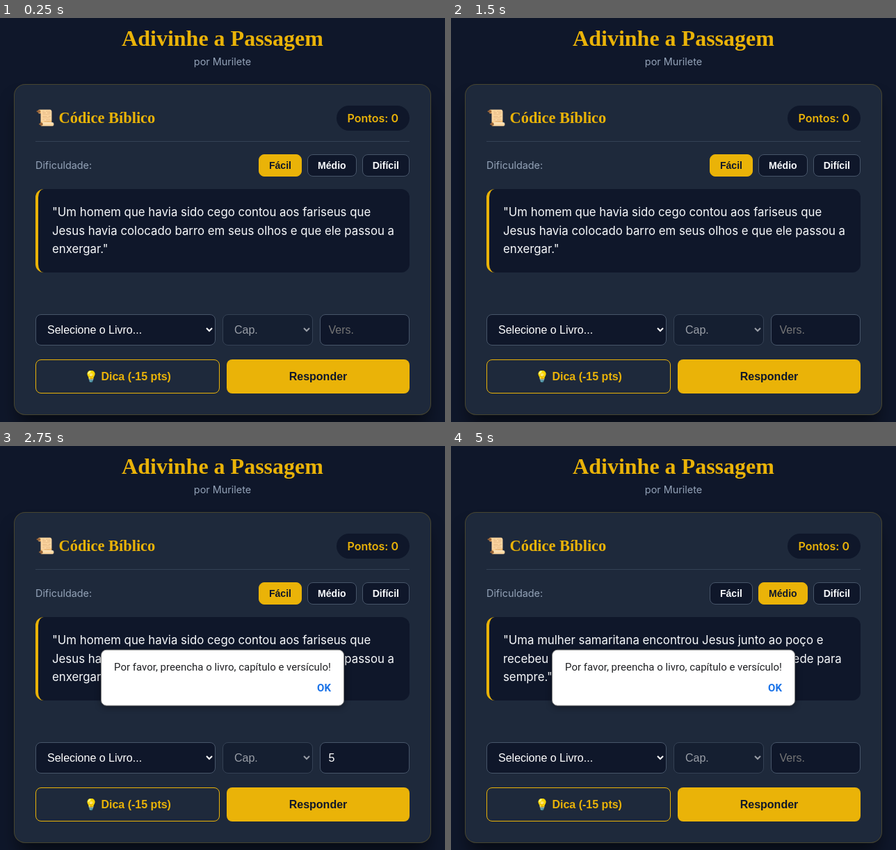
Above: before the commit, frames 1-4 (two rows, left to right).
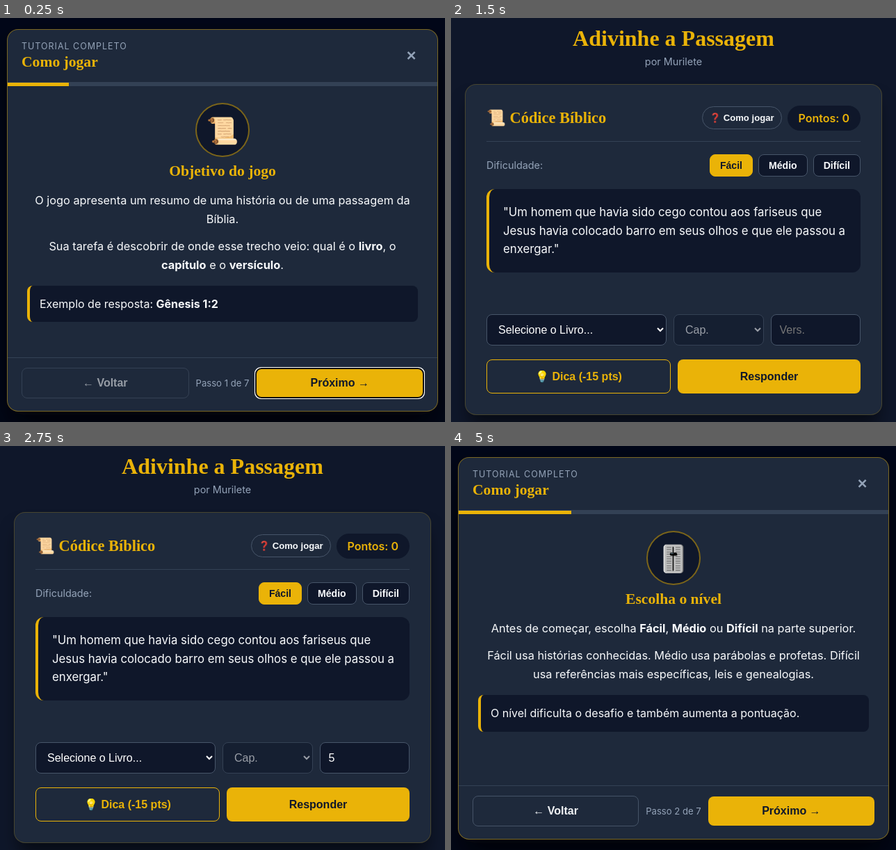
Above: after the commit, the same moments.

Repository: MuriloSantos22/jogo-de-adivinhacao
Game: browser game, page index.html
Same seed, same stepped clock (60 frames per second), same inputs: the game is played once before the commit and once after it. When the page shows a pop-up message, it is drawn as a white box for half a second while everything else waits; a line starting with > is the answer the replay typed.
Inputs (mouse positions are in pixels of both pictures, inside the frame that each line leads up to):
- Up to frame 1 (0.25 s): no input
- Up to frame 2 (1.5 s): click (860, 54) at 1.27 s, where only the run after the commit has a clickable "✕"
- Up to frame 3 (2.75 s): click (364, 757) at 1.77 s; type "5" at 1.77 s; click (364, 757) at 1.87 s; type "5" at 1.87 s; tap Enter at 1.9 s; click (289, 547) at 2.02 s, where only the run after the commit has a clickable "❓ Como jogar"; click (338, 809) at 2.47 s, where only the run after the commit has a clickable "Próximo →"; tap Escape at 2.52 s
- Up to frame 4 (5 s): click "Difícil" at 3.07 s; click "Fácil" (after the commit: "❓ Como jogar") at 3.27 s; click (860, 482) at 3.67 s, where only the run after the commit has a clickable "✕"; click "Médio" at 4.27 s; click (740, 547) at 4.52 s, where only the run after the commit has a clickable "❓ Como jogar"; click (789, 809) at 4.87 s, where only the run after the commit has a clickable "Próximo →"

The runs differ from the first frame. In frame 1, 14% of the frame differs, in the area x 0-100%, y 2-99%; in frame 2, 0.2%; in frame 3, 7.7%; in frame 4, 20%.

Commit message:
Subindo arquivos atualizado com tutorial dia 22-11-2026
Implementação de um tutorial de como que se joga o jogo para melhor experiência do usuário.

Diff:
--- a/index.html
+++ b/index.html
@@ -22,7 +22,10 @@
     <div class="game-container">
         <header>
             <h1>📜 Códice Bíblico</h1>
-            <div class="score-board">Pontos: <span id="score">0</span></div>
+            <div class="header-actions">
+                <button type="button" class="tutorial-button" onclick="openTutorial()">❓ Como jogar</button>
+                <div class="score-board">Pontos: <span id="score">0</span></div>
+            </div>
         </header>
 
         <div class="difficulty-bar" aria-label="Nível de dificuldade">
@@ -75,6 +78,35 @@
         </div>
     </div>
 
+    <!-- Tutorial explicativo -->
+    <div id="tutorial-modal" class="tutorial-modal" role="dialog" aria-modal="true"
+        aria-labelledby="tutorial-title">
+        <div class="tutorial-modal-box">
+            <div class="tutorial-modal-header">
+                <div>
+                    <span class="tutorial-eyebrow">Tutorial completo</span>
+                    <h2 id="tutorial-title">Como jogar</h2>
+                </div>
+                <button type="button" class="tutorial-close-btn" onclick="closeTutorial()"
+                    aria-label="Fechar tutorial">✕</button>
+            </div>
+
+            <div class="tutorial-progress" aria-label="Progresso do tutorial">
+                <div id="tutorial-progress-bar" class="tutorial-progress-bar"></div>
+            </div>
+
+            <div id="tutorial-content" class="tutorial-content" aria-live="polite" tabindex="-1"></div>
+
+            <div class="tutorial-footer">
+                <button type="button" id="tutorial-prev" class="tutorial-prev"
+                    onclick="previousTutorialStep()">← Voltar</button>
+                <span id="tutorial-step-count" class="tutorial-step-count"></span>
+                <button type="button" id="tutorial-next" class="tutorial-next"
+                    onclick="nextTutorialStep()">Próximo →</button>
+            </div>
+        </div>
+    </div>
+
     <script src="script.js"></script>
 </body>
 
--- a/script.js
+++ b/script.js
@@ -340,6 +340,67 @@
 const chapterModal = document.getElementById('chapter-modal');
 const chapterModalTitle = document.getElementById('chapter-modal-title');
 const chapterModalBody = document.getElementById('chapter-modal-body');
+const tutorialModal = document.getElementById('tutorial-modal');
+const tutorialContent = document.getElementById('tutorial-content');
+const tutorialTitle = document.getElementById('tutorial-title');
+const tutorialPrev = document.getElementById('tutorial-prev');
+const tutorialNext = document.getElementById('tutorial-next');
+const tutorialStepCount = document.getElementById('tutorial-step-count');
+const tutorialProgressBar = document.getElementById('tutorial-progress-bar');
+
+const tutorialSteps = [
+    {
+        title: "Objetivo do jogo",
+        icon: "📜",
+        text: "O jogo apresenta um resumo de uma história ou de uma passagem da Bíblia.",
+        extra: "Sua tarefa é descobrir de onde esse trecho veio: qual é o <strong>livro</strong>, o <strong>capítulo</strong> e o <strong>versículo</strong>.",
+        example: "Exemplo de resposta: <strong>Gênesis 1:2</strong>"
+    },
+    {
+        title: "Escolha o nível",
+        icon: "🎚️",
+        text: "Antes de começar, escolha <strong>Fácil</strong>, <strong>Médio</strong> ou <strong>Difícil</strong> na parte superior.",
+        extra: "Fácil usa histórias conhecidas. Médio usa parábolas e profetas. Difícil usa referências mais específicas, leis e genealogias.",
+        example: "O nível dificulta o desafio e também aumenta a pontuação."
+    },
+    {
+        title: "Leia a história",
+        icon: "👀",
+        text: "Leia com atenção o texto dentro da caixa dourada.",
+        extra: "Procure por nomes de pessoas, lugares, acontecimentos e detalhes que podem indicar o livro e o capítulo.",
+        example: "Toda resposta é formada por três informações: Livro, capítulo e versículo."
+    },
+    {
+        title: "Use uma dica, se precisar",
+        icon: "💡",
+        text: "O botão <strong>Dica</strong> revela uma pista sobre o trecho.",
+        extra: "A dica pode citar o Antigo ou Novo Testamento, o nome do autor ou uma informação sobre o episódio.",
+        example: "Cada dica custa 15 pontos e só pode ser usada uma vez em cada história."
+    },
+    {
+        title: "Preencha a referência",
+        icon: "✍️",
+        text: "Selecione o <strong>livro</strong>. Depois, escolha o <strong>capítulo</strong> e digite o número do <strong>versículo</strong>.",
+        extra: "Os capítulos dependem do livro escolhido. Por exemplo, o capítulo de Gênesis pode ir até 50.",
+        example: "Exemplo: Livro <strong>Mateus</strong> • Capítulo <strong>8</strong> • Versículo <strong>24</strong>"
+    },
+    {
+        title: "Confira sua resposta",
+        icon: "✅",
+        text: "Clique em <strong>Responder</strong>. O jogo mostrará a referência correta e quantos pontos você ganhou.",
+        extra: "Resposta exata: 250 pontos-base. Livro e capítulo: 100. Apenas o livro: 50. Resposta diferente: nenhum ponto.",
+        example: "Fácil ×1 • Médio ×1,5 • Difícil ×2."
+    },
+    {
+        title: "Continue aprendendo",
+        icon: "📖",
+        text: "Depois de responder, use <strong>Ler capítulo completo</strong> para conferir o contexto da passagem.",
+        extra: "Quando terminar de ler, clique em <strong>Próxima história</strong>. Os controles ficarão disponíveis novamente.",
+        example: "Se esqueceu algum passo, o botão “Como jogar” pode abrir este tutorial novamente."
+    }
+];
+
+let tutorialStep = 0;
 
 function populateBookSelect() {
     const atGroup = document.createElement('optgroup');
@@ -570,12 +631,75 @@
     document.getElementById('score').innerText = score;
 }
 
+function renderTutorialStep() {
+    const step = tutorialSteps[tutorialStep];
+    tutorialTitle.textContent = "Como jogar";
+    tutorialContent.innerHTML = `
+        <div class="tutorial-step-icon" aria-hidden="true">${step.icon}</div>
+        <h3>${step.title}</h3>
+        <p>${step.text}</p>
+        <p>${step.extra}</p>
+        <div class="tutorial-example">${step.example}</div>
+    `;
+    tutorialStepCount.textContent = `Passo ${tutorialStep + 1} de ${tutorialSteps.length}`;
+    tutorialProgressBar.style.width = `${((tutorialStep + 1) / tutorialSteps.length) * 100}%`;
+    tutorialPrev.disabled = tutorialStep === 0;
+    tutorialNext.textContent = tutorialStep === tutorialSteps.length - 1 ? "Começar a jogar ✓" : "Próximo →";
+    tutorialContent.focus({ preventScroll: true });
+}
+
+function openTutorial() {
+    tutorialStep = 0;
+    renderTutorialStep();
+    tutorialModal.classList.add('open');
+    tutorialNext.focus();
+}
+
+function closeTutorial(markAsSeen = true) {
+    tutorialModal.classList.remove('open');
+    if (markAsSeen) {
+        try {
+            localStorage.setItem('tutorialSeen', 'true');
+        } catch (_) {
+            // O tutorial continua funcionando mesmo sem armazenamento local.
+        }
+    }
+}
+
+function previousTutorialStep() {
+    if (tutorialStep > 0) {
+        tutorialStep -= 1;
+        renderTutorialStep();
+    }
+}
+
+function nextTutorialStep() {
+    if (tutorialStep < tutorialSteps.length - 1) {
+        tutorialStep += 1;
+        renderTutorialStep();
+        return;
+    }
+    closeTutorial();
+}
+
+tutorialModal.addEventListener('click', (event) => {
+    if (event.target === tutorialModal) {
+        closeTutorial();
+    }
+});
+
 bookSelect.addEventListener('change', updateChapterSelect);
 
 chapterModal.addEventListener('click', (event) => {
     if (event.target === chapterModal) {
         closeChapterModal();
     }
+});
+
+document.addEventListener('keydown', (event) => {
+    if (event.key !== 'Escape') return;
+    if (tutorialModal.classList.contains('open')) closeTutorial();
+    else if (chapterModal.classList.contains('open')) closeChapterModal();
 });
 
 document.querySelectorAll('.diff-btn').forEach((btn) => {
@@ -591,3 +715,11 @@
 populateBookSelect();
 preparePassages();
 loadQuestion();
+
+try {
+    if (localStorage.getItem('tutorialSeen') !== 'true') {
+        openTutorial();
+    }
+} catch (_) {
+    openTutorial();
+}
--- a/style.css
+++ b/style.css
@@ -59,6 +59,27 @@
     margin-bottom: 18px;
     border-bottom: 1px solid #334155;
     padding-bottom: 15px;
+}
+
+.header-actions {
+    display: flex;
+    align-items: center;
+    gap: 8px;
+}
+
+.tutorial-button {
+    flex: none;
+    padding: 8px 10px;
+    border: 1px solid #475569;
+    background: transparent;
+    color: var(--text-main);
+    border-radius: 20px;
+    font-size: 0.82rem;
+}
+
+.tutorial-button:hover {
+    border-color: var(--gold);
+    color: var(--gold);
 }
 
 h1 {
@@ -300,3 +321,188 @@
     font-weight: 700;
     margin-right: 6px;
 }
+
+.tutorial-modal {
+    display: none;
+    position: fixed;
+    inset: 0;
+    background: rgba(2, 6, 23, 0.88);
+    justify-content: center;
+    align-items: center;
+    padding: 20px;
+    z-index: 110;
+}
+
+.tutorial-modal.open {
+    display: flex;
+}
+
+.tutorial-modal-box {
+    background: var(--card-bg);
+    border: 1px solid rgba(234, 179, 8, 0.45);
+    border-radius: 16px;
+    max-width: 620px;
+    width: 100%;
+    max-height: 88vh;
+    display: flex;
+    flex-direction: column;
+    overflow: hidden;
+    box-shadow: 0 25px 50px rgba(0, 0, 0, 0.65);
+}
+
+.tutorial-modal-header {
+    display: flex;
+    justify-content: space-between;
+    align-items: center;
+    gap: 16px;
+    padding: 16px 20px;
+    border-bottom: 1px solid #334155;
+}
+
+.tutorial-modal-header h2 {
+    font-family: 'Cinzel', serif;
+    color: var(--gold);
+    font-size: 1.35rem;
+}
+
+.tutorial-eyebrow {
+    display: block;
+    color: var(--text-muted);
+    font-size: 0.78rem;
+    margin-bottom: 3px;
+    text-transform: uppercase;
+    letter-spacing: 0.08em;
+}
+
+.tutorial-close-btn {
+    flex: none;
+    padding: 6px 10px;
+    background: transparent;
+    color: var(--text-muted);
+    font-size: 1.15rem;
+}
+
+.tutorial-progress {
+    height: 5px;
+    background: #334155;
+}
+
+.tutorial-progress-bar {
+    height: 100%;
+    width: 14.28%;
+    background: var(--gold);
+    transition: width 0.25s ease;
+}
+
+.tutorial-content {
+    min-height: 390px;
+    padding: 24px 28px 18px;
+    overflow-y: auto;
+    text-align: center;
+}
+
+.tutorial-content h3 {
+    color: var(--gold);
+    font-family: 'Cinzel', serif;
+    font-size: 1.35rem;
+    margin: 8px 0 16px;
+}
+
+.tutorial-content p {
+    line-height: 1.65;
+    margin-bottom: 12px;
+    font-size: 1.02rem;
+}
+
+.tutorial-step-icon {
+    width: 78px;
+    height: 78px;
+    margin: 0 auto;
+    display: grid;
+    place-items: center;
+    border-radius: 50%;
+    background: #0f172a;
+    border: 2px solid rgba(234, 179, 8, 0.5);
+    font-size: 2.35rem;
+}
+
+.tutorial-example {
+    margin-top: 16px;
+    padding: 14px;
+    border-left: 4px solid var(--gold);
+    border-radius: 8px;
+    background: #0f172a;
+    color: var(--text-main);
+    line-height: 1.55;
+    text-align: left;
+}
+
+.tutorial-footer {
+    display: grid;
+    grid-template-columns: 1fr auto 1fr;
+    align-items: center;
+    gap: 10px;
+    padding: 14px 20px 18px;
+    border-top: 1px solid #334155;
+}
+
+.tutorial-prev,
+.tutorial-next {
+    padding: 12px 14px;
+}
+
+.tutorial-prev {
+    background: transparent;
+    border: 1px solid #475569;
+    color: var(--text-main);
+}
+
+.tutorial-next {
+    background: var(--gold);
+    color: #0f172a;
+}
+
+.tutorial-step-count {
+    color: var(--text-muted);
+    font-size: 0.82rem;
+    text-align: center;
+}
+
+@media (max-width: 540px) {
+    .game-container {
+        padding: 20px;
+    }
+
+    header {
+        align-items: flex-start;
+        gap: 12px;
+    }
+
+    .header-actions {
+        align-items: flex-end;
+        flex-direction: column;
+    }
+
+    .tutorial-button {
+        order: 2;
+    }
+
+    .tutorial-content {
+        min-height: 0;
+        padding: 20px 18px 14px;
+    }
+
+    .tutorial-footer {
+        grid-template-columns: 1fr 1fr;
+    }
+
+    .tutorial-step-count {
+        grid-column: 1 / -1;
+        grid-row: 1;
+    }
+
+    .tutorial-prev,
+    .tutorial-next {
+        grid-row: 2;
+    }
+}
